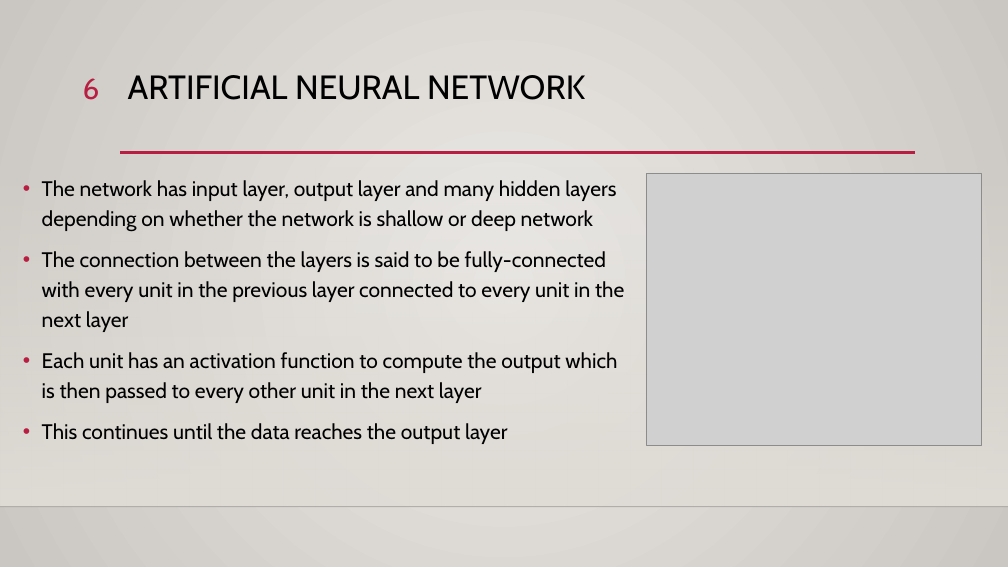
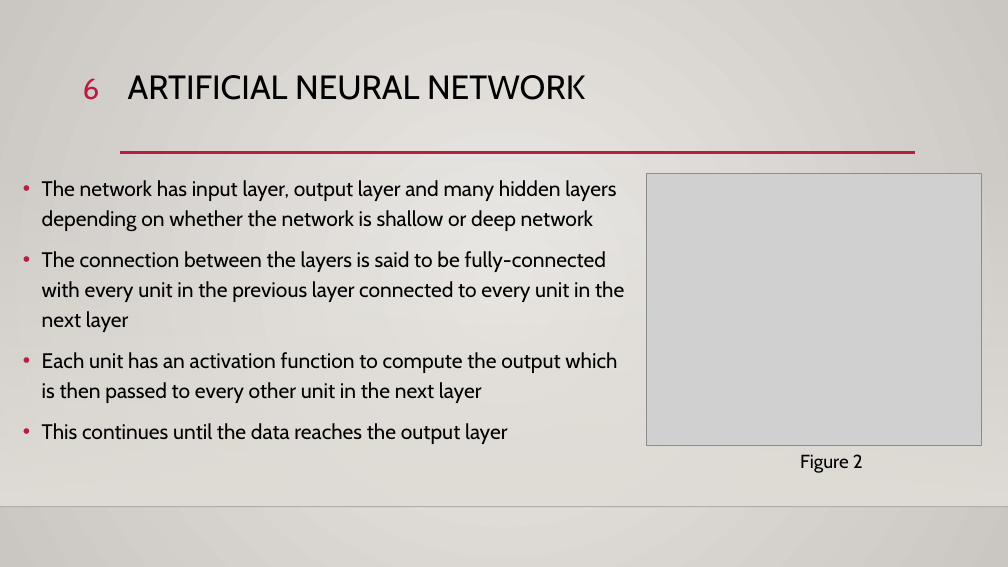
Before and after one commit to Bhagya-laxmi/Noc-based-CNN, a slide deck: slide 6 of docs/NoC-based_CNN_presentation1_Bhagya.pptx. Drawn at 1008x567 pixels with LibreOffice and Linux fonts; fonts in the diff are those of the drawing; grey boxes stand for pictures; background and template pictures are left out. Boxes give left, top, right and bottom in pixels: in the first picture for what was removed or moved away, otherwise in the second. Text is boxed around its words. In the diff, an @@ line names an element or a change of style, - is before the commit and + after.

```diff
--- a/docs/NoC-based_CNN_presentation1_Bhagya.pptx
+++ b/docs/NoC-based_CNN_presentation1_Bhagya.pptx
@@ text added at <box>800,454,863,473</box>, 18 pt, text #000000 @@
+Figure 2
```
Also in this commit, not shown: 8 other slides changed, 4 other files.
